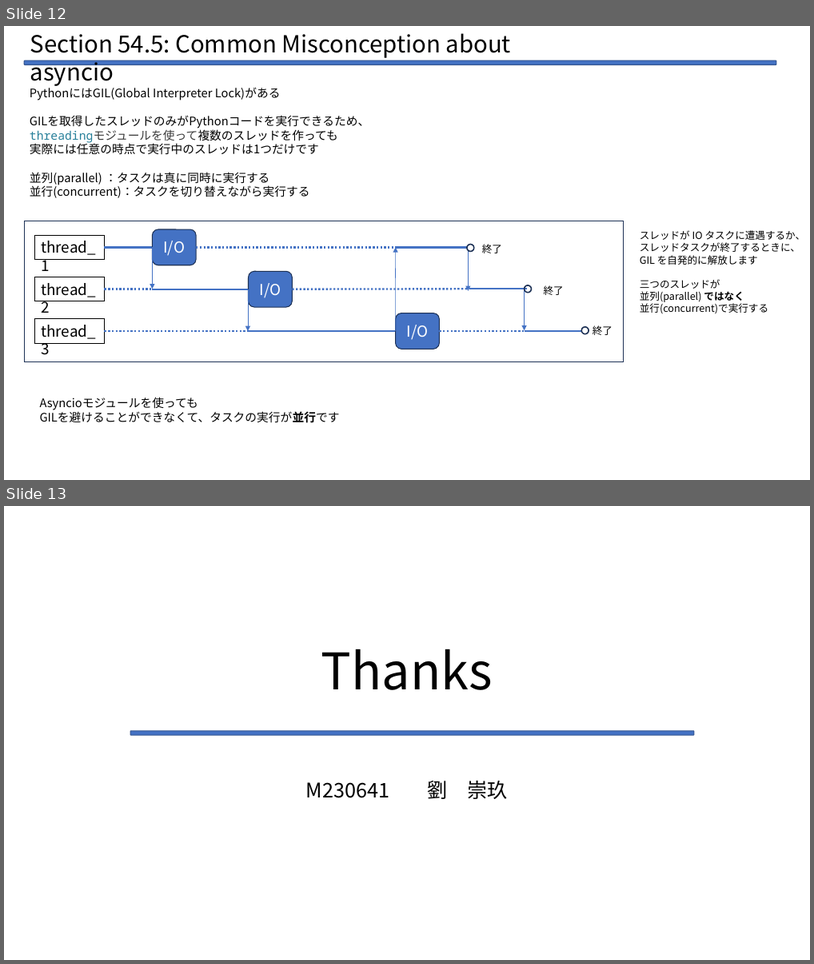
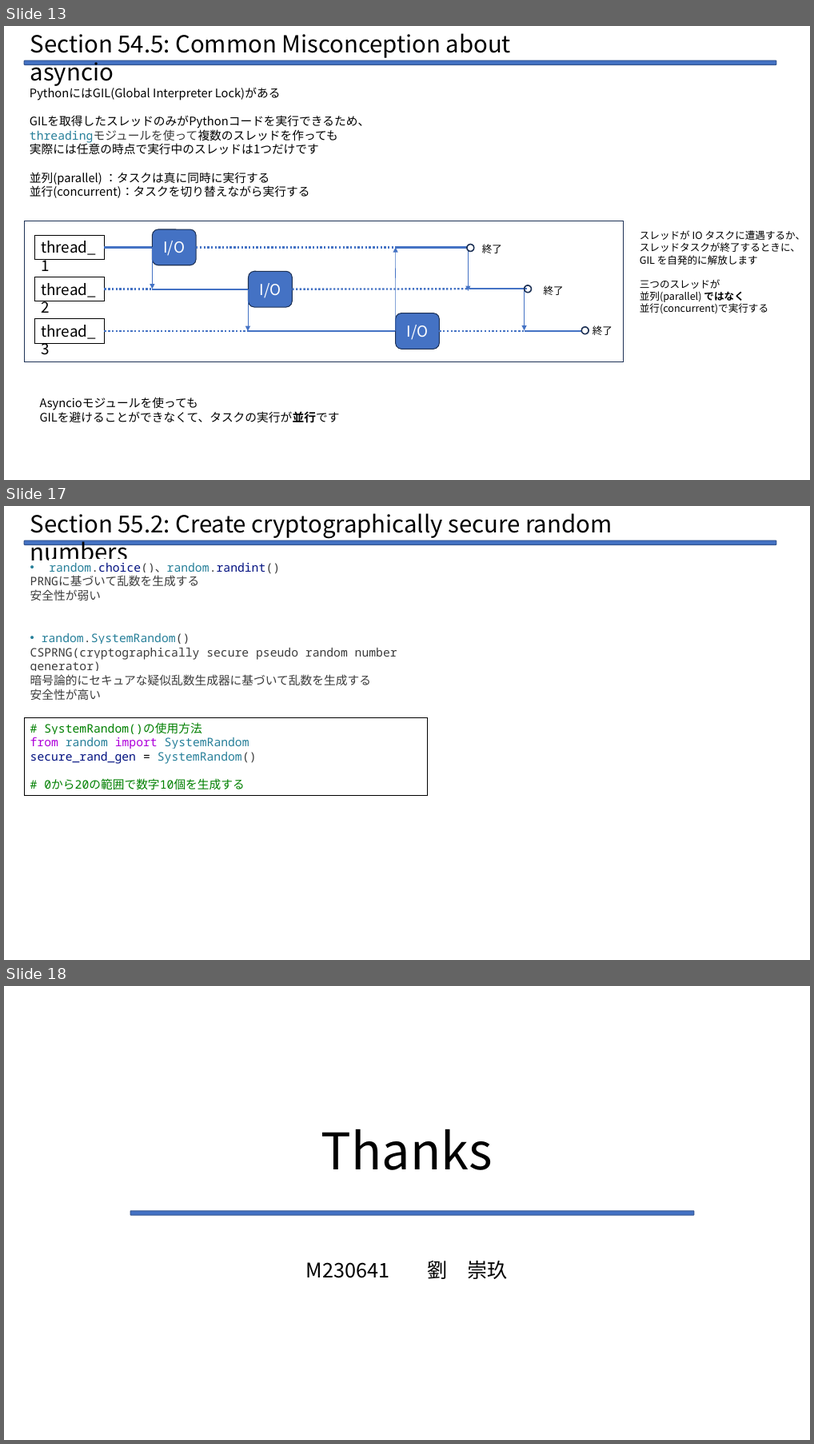
Before and after one commit to Legolas9999/zemi, a slide deck: lcj_zemi_python.pptx. Shown one above the other, each under a label of ours: slides 12 and 13 before the commit, slides 13, 17 and 18 after it; the slides between them are not shown. The pictures are 814x964 and 814x1444 pixels, drawn with LibreOffice and Linux fonts; fonts in the diff are those of the drawing. Boxes give left, top, right and bottom in pixels: in the first picture for what was removed or moved away, otherwise in the second. Text is boxed around its words. In the diff, an @@ line names an element or a change of style, - is before the commit and + after.

```diff
--- a/lcj_zemi_python.pptx
+++ b/lcj_zemi_python.pptx
@@ slide 17 added at bbox=[4, 506, 810, 960], background #FFFFFF @@
@@ text added at bbox=[30, 513, 612, 567], 28 pt, text #000000 @@
+Section 55.2: Create cryptographically secure random numbers
@@ rounded rectangle added at bbox=[24, 540, 777, 544], fill #4472C4, outline #325491 1 pt @@
@@ text added at bbox=[30, 563, 398, 700], 14 pt, text #3B3B3B @@
+• random.choice()、random.randint()
+PRNGに基づいて乱数を生成する
+安全性が弱い
+• random.SystemRandom()
+CSPRNG(cryptographically secure pseudo random number generator)
+暗号論的にセキュアな疑似乱数生成器に基づいて乱数を生成する
+安全性が高い
@@ rectangle added at bbox=[24, 718, 427, 795], outline #000000 0.75 pt, 14 pt, text #008000 @@
+# SystemRandom()の使用方法
+from random import SystemRandom
+secure_rand_gen = SystemRandom()
+# 0から20の範囲で数字10個を生成する
@@ what was slide 12 is now slide 13 @@
@@ what was slide 13 is now slide 18 @@
```
Also in this commit, not shown: 4 other slides added, 1 other file.
